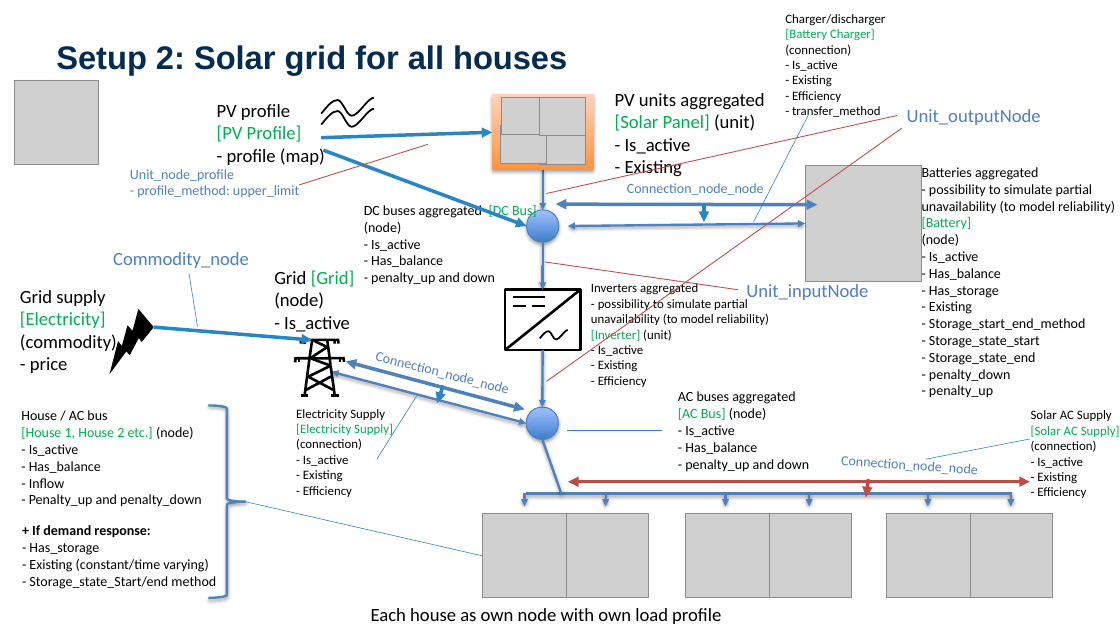
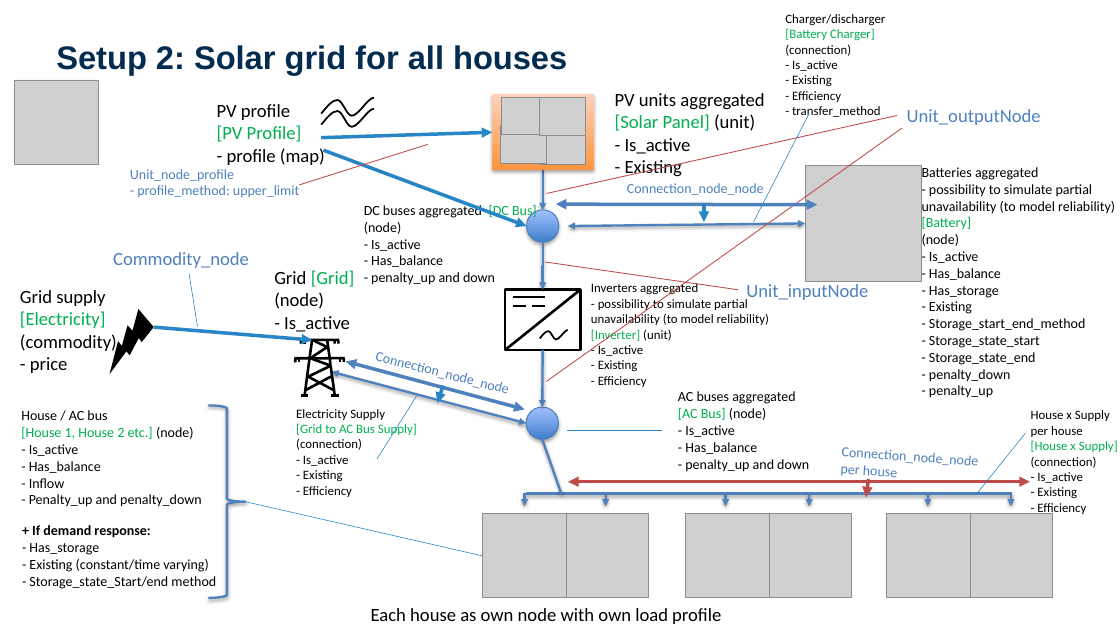
Before and after one commit to work-projects-kirodh/flextool-solar-panels, a slide deck: slide 4 of pv grid definition_update.pptx. Drawn at 1120x630 pixels with LibreOffice and Linux fonts; fonts in the diff are those of the drawing; grey boxes stand for pictures; background and template pictures are left out. Boxes give left, top, right and bottom in pixels: in the first picture for what was removed or moved away, otherwise in the second. Text is boxed around its words. In the diff, an @@ line names an element or a change of style, - is before the commit and + after.

```diff
--- a/pv grid definition_update.pptx
+++ b/pv grid definition_update.pptx
@@ text at (1031,410,1118,452): text changed; text colour #00B050 to #000000 @@
-Solar AC Supply
-[Solar AC Supply]
+House x Supply per house
+[House x Supply]
@@ text at (296,422,417,437): text changed @@
-[Electricity Supply]
+[Grid to AC Bus Supply]
@@ text at (840,447,956,481): text changed @@
-Connection_node_node
+Connection_node_node per house
@@ line moved from (1030, 439) - (926, 460) to (1026, 434) - (977, 494) @@
```
Also in this commit, not shown: 1 slide added, 1 other file.
